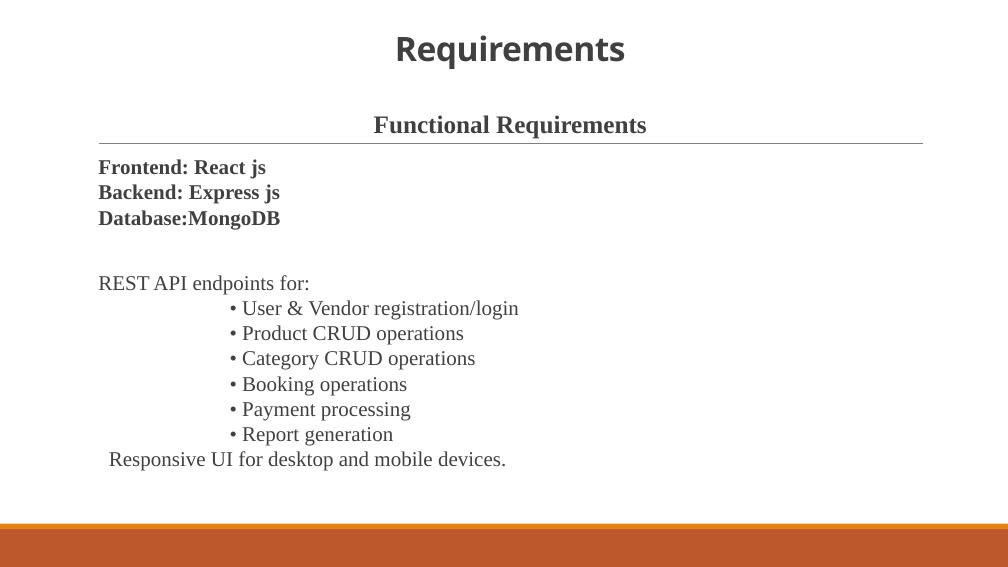
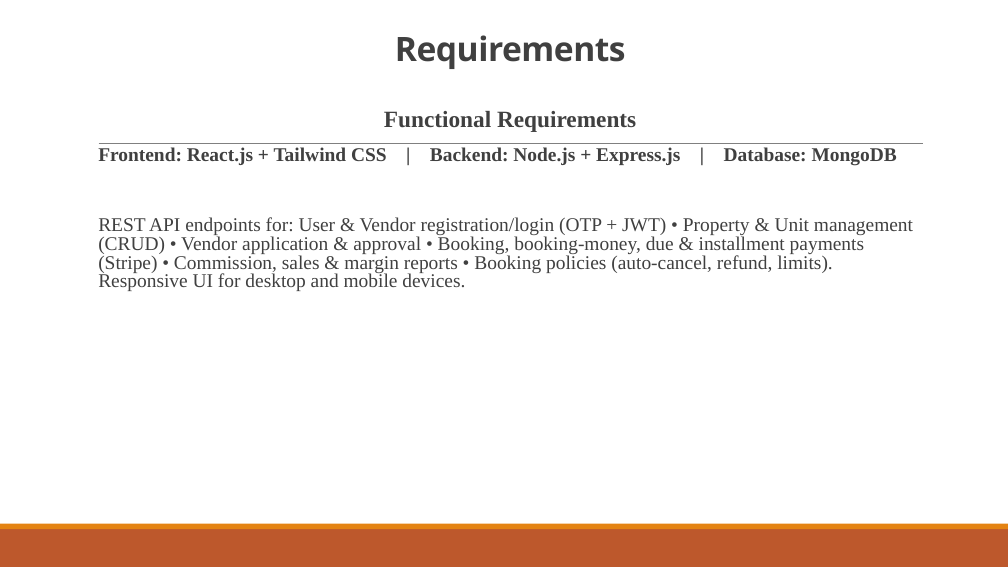
Before and after one commit to ashraful009/FlatSell, a slide deck: slide 19 of PPT for defence.pptx (slide 17 before the commit). Drawn at 1008x567 pixels with LibreOffice and Linux fonts; fonts in the diff are those of the drawing. Boxes give left, top, right and bottom in pixels: in the first picture for what was removed or moved away, otherwise in the second. Text is boxed around its words. In the diff, an @@ line names an element or a change of style, - is before the commit and + after.

```diff
--- a/PPT for defence.pptx
+++ b/PPT for defence.pptx
@@ text at [384,111,636,132]: size 24 to 22.2 pt in "Functional Requirements"; line spacing 0.9 to 0.7 @@
@@ text at [98,147,913,291]: text changed; size 20 to 18.5 pt @@
-  Frontend: React js
-  Backend: Express js
-  Database:MongoDB
-  REST API endpoints for:
-  • User & Vendor registration/login
-  • Product CRUD operations
-  • Category CRUD operations
-  • Booking operations
-  • Payment processing
-  • Report generation
-  Responsive UI for desktop and mobile devices.
+  Frontend: React.js + Tailwind CSS | Backend: Node.js + Express.js | Database: MongoDB
+  REST API endpoints for: User & Vendor registration/login (OTP + JWT) • Property & Unit management (CRUD) • Vendor application & approval • Booking, booking-money, due & installment payments (Stripe) • Commission, sales & margin reports • Booking policies (auto-cancel, refund, limits). Responsive UI for desktop and mobile devices.
```
Also in this commit, not shown: 16 other slides changed, 2 slides added, 23 other files.
